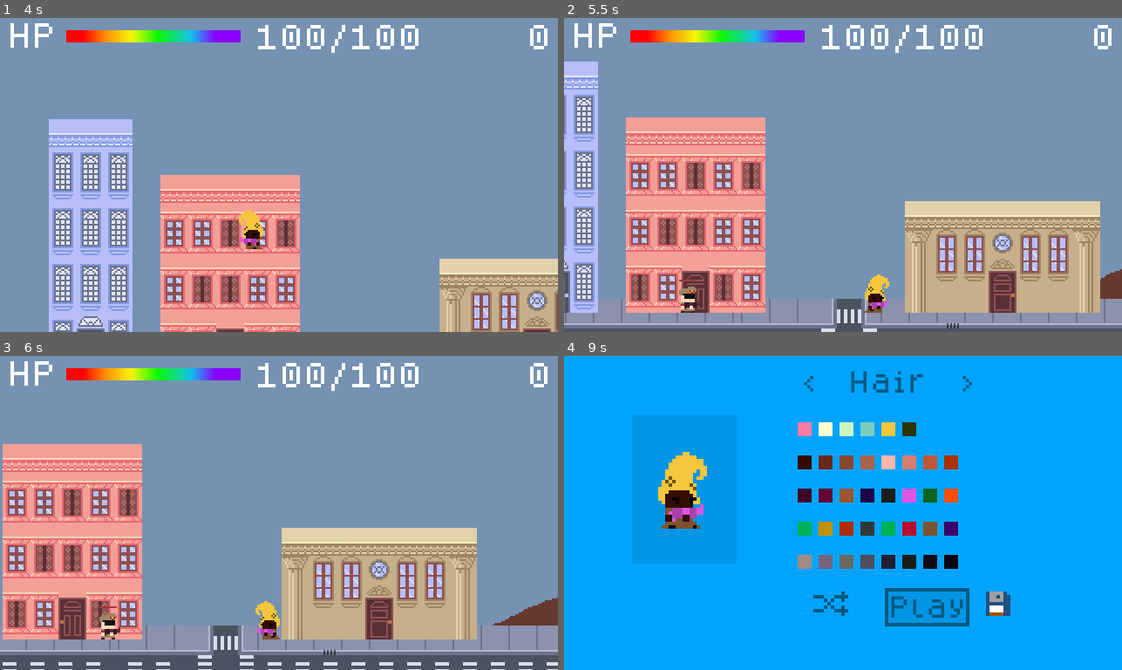
Above: before the commit, frames 1-4 (two rows, left to right).
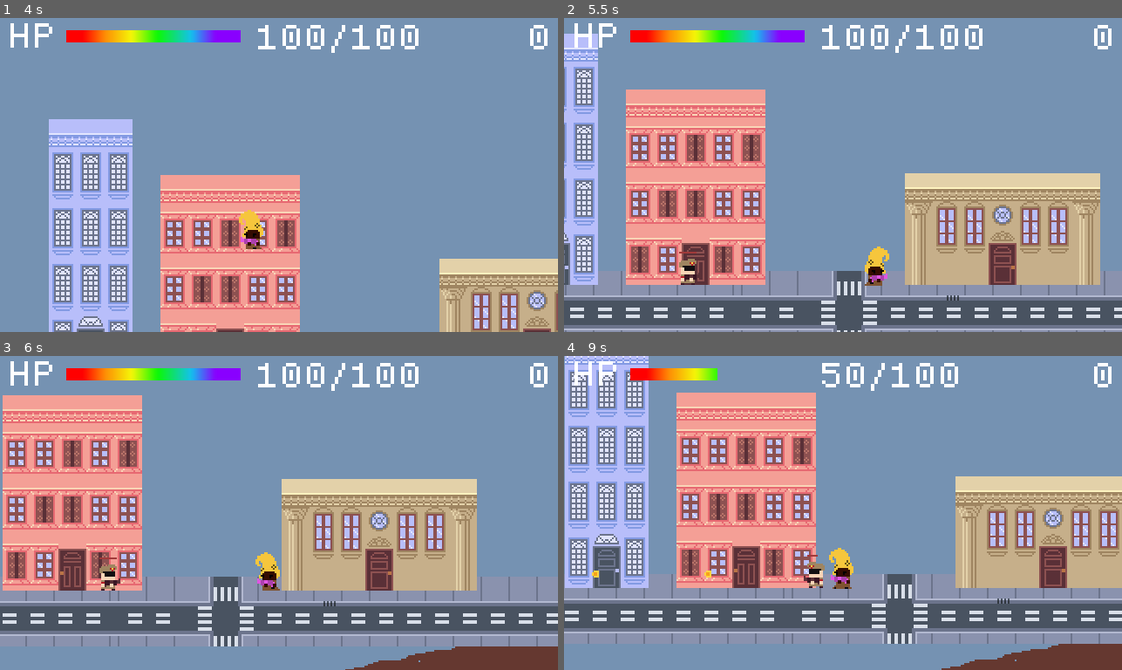
Above: after the commit, the same moments.

Repository: hamiltonromualdo/bring-ur-glam
Game: Godot game, scene res://src/UserInterface/TitleScreen.tscn
The game is run twice, just before and just after one commit, with the same random seed, the same clock (stepped at 60 frames per second) and the same inputs.
Inputs (mouse positions are in pixels of both pictures, inside the frame that each line leads up to):
- Up to frame 1 (4 s): click "Play" at 0.5 s; click "Play" at 1.25 s; move the mouse to (401, 159) at 2.02 s; hold Right (ui_right) 2.03-3.53 s; move the mouse to (167, 190) at 2.77 s; move the mouse to (334, 105) at 3.52 s; hold Left (ui_left) from 3.53 s (still down)
- Up to frame 2 (5.5 s): move the mouse to (815, 237) at 4.27 s; release Left (ui_left) at 4.28 s; hold Right (ui_right) from 4.28 s (still down); move the mouse to (1010, 222) at 5.02 s
- Up to frame 3 (6 s): move the mouse to (111, 465) at 5.77 s; release Right (ui_right) at 5.78 s; hold Left (ui_left) from 5.78 s (still down)
- Up to frame 4 (9 s): move the mouse to (870, 513) at 6.52 s; release Left (ui_left) at 6.53 s; hold Right (ui_right) 6.53-7.28 s; move the mouse to (759, 434) at 7.27 s; hold Left (ui_left) 7.28-8.75 s; move the mouse to (965, 497) at 8.02 s; click (843, 522) at 8.75 s, where only the run before the commit has a clickable "Restart"

Frame 1 is identical in both runs. In frame 2, 37% of the frame differs, in the area x 0-100%, y 5-100%; in frame 3, 42%; in frame 4, 100%, in the area x 0-100%, y 0-100%.

Commit message:
Allowing to configure enemies to not move

Diff:
--- a/bring_ur_glam/src/Actors/Enemy.gd
+++ b/bring_ur_glam/src/Actors/Enemy.gd
@@ -1,11 +1,11 @@
 class_name Enemy
 extends KinematicBody2D
 
-
-export var SPEED = 50
-export var GRAVITY = 10
-export var JUMP_POWER = -250
-export var HP = 3
+export (bool) var MOVING_ENEMY = true
+export (int) var HP = 3
+export (int) var SPEED = 50
+export (int) var GRAVITY = 10
+export (int) var JUMP_POWER = -250
 export (PackedScene) var BULLET
 
 signal died
@@ -68,6 +68,8 @@
         fire()
 
     velocity.y += GRAVITY
+    if not MOVING_ENEMY:
+        velocity.x = 0
     velocity = move_and_slide(velocity, FLOOR)
 
     if is_on_wall() or not $EdgeDetector.is_colliding():
--- a/bring_ur_glam/src/Levels/Playground.tscn
+++ b/bring_ur_glam/src/Levels/Playground.tscn
@@ -10,6 +10,7 @@
 [ext_resource path="res://assets/tiles/buildings.tres" type="TileSet" id=10]
 
 [node name="Playground" type="Node2D"]
+position = Vector2( -27, -29 )
 script = ExtResource( 2 )
 
 [node name="HUD" parent="." instance=ExtResource( 7 )]
